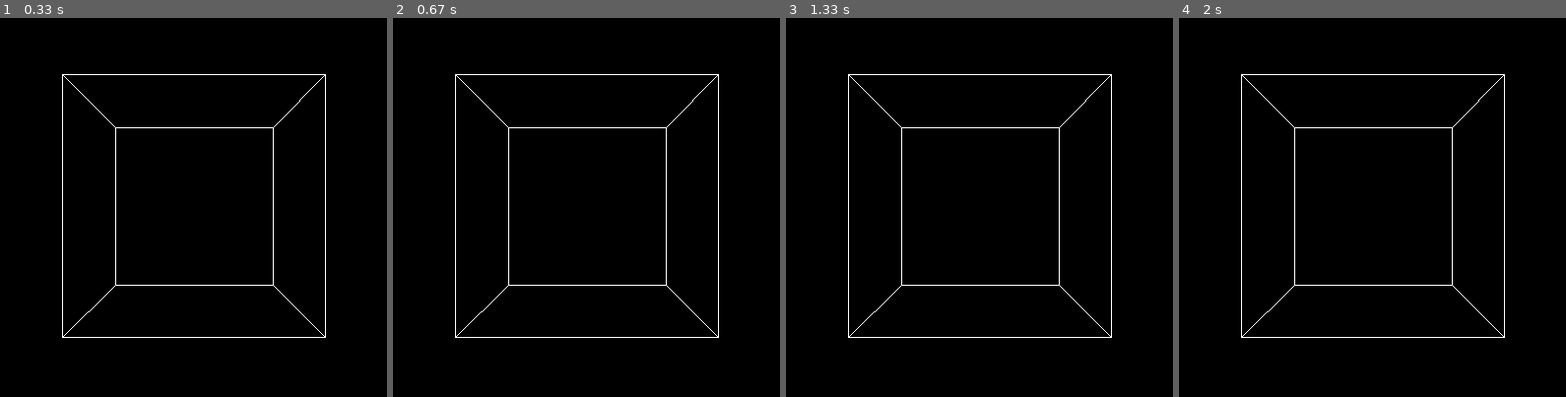
Above: before the commit, frames 1-4 (left to right).
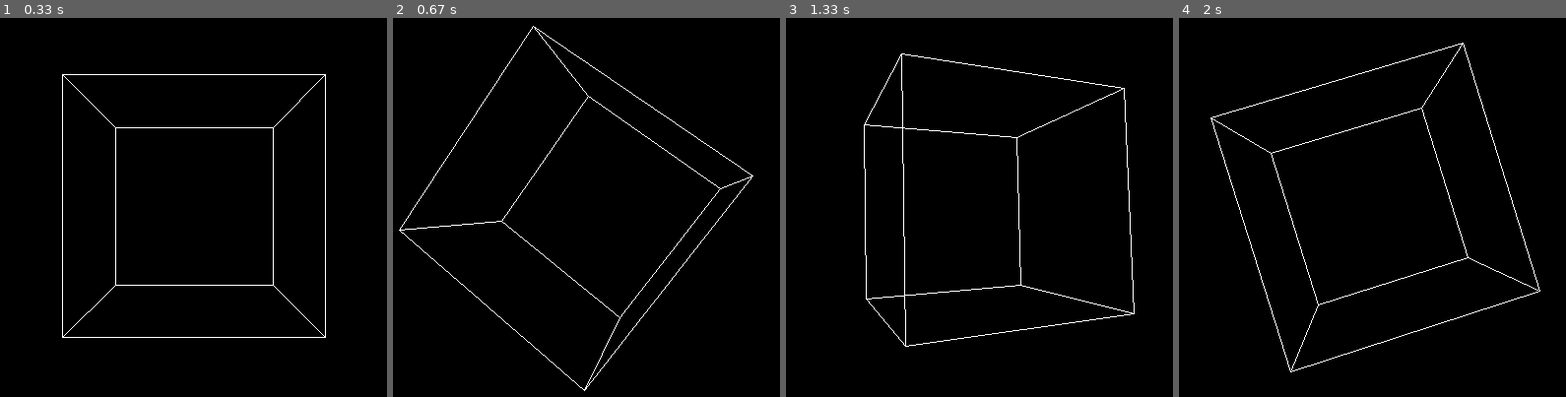
Above: after the commit, the same moments.

Repository: atully5316/Controlled-Animation
Game: pygame game, started from Prime.py
Same seed, same stepped clock (60 frames per second), same inputs: the game is played once before the commit and once after it.
Inputs (mouse positions are in pixels of both pictures, inside the frame that each line leads up to):
- Up to frame 1 (0.33 s): no input
- Up to frame 2 (0.67 s): press the mouse at (396, 211) at 0.37 s; move the mouse to (532, 275) at 0.47 s; release the mouse at (663, 336) at 0.6 s
- Up to frame 3 (1.33 s): press the mouse at (789, 211) at 0.7 s; move the mouse to (929, 234) at 0.8 s; release the mouse at (1072, 256) at 0.93 s; press the mouse at (789, 211) at 1.03 s; move the mouse to (867, 283) at 1.13 s; release the mouse at (944, 359) at 1.27 s
- Up to frame 4 (2 s): press the mouse at (1182, 211) at 1.37 s; move the mouse to (1380, 252) at 1.47 s; release the mouse at (outside the picture) at 1.6 s; press the mouse at (1182, 211) at 1.7 s; move the mouse to (1415, 287) at 1.8 s; release the mouse at (outside the picture) at 1.93 s

Frame 1 is identical in both runs. In frame 2, 2.3% of the frame differs, in the area x 1-94%, y 2-99%; in frame 3, 2.5%, in the area x 16-91%, y 9-87%; in frame 4, 2.5%.

Commit message:
Update Prime.py

Diff:
--- a/Prime.py
+++ b/Prime.py
@@ -59,12 +59,29 @@
 angle_x = 0
 angle_y = 0
 rotation_speed = 0.05  # Adjust rotation speed as needed
+dragging = False
+last_mouse_pos = None
 
 running = True
 while running:
     for event in pygame.event.get():
         if event.type == pygame.QUIT:
             running = False
+        elif event.type == pygame.MOUSEBUTTONDOWN:
+            if event.button == 1:  # Left mouse button
+                dragging = True
+                last_mouse_pos = event.pos
+        elif event.type == pygame.MOUSEBUTTONUP:
+            if event.button == 1:  # Left mouse button
+                dragging = False
+                last_mouse_pos = None
+        elif event.type == pygame.MOUSEMOTION:
+            if dragging:
+                if last_mouse_pos is not None:
+                    dx, dy = event.pos[0] - last_mouse_pos[0], event.pos[1] - last_mouse_pos[1]
+                    angle_x -= dy * rotation_speed * 0.1
+                    angle_y -= dx * rotation_speed * 0.1
+                    last_mouse_pos = event.pos
 
     # Read joystick data from serial
     if ser.in_waiting:
